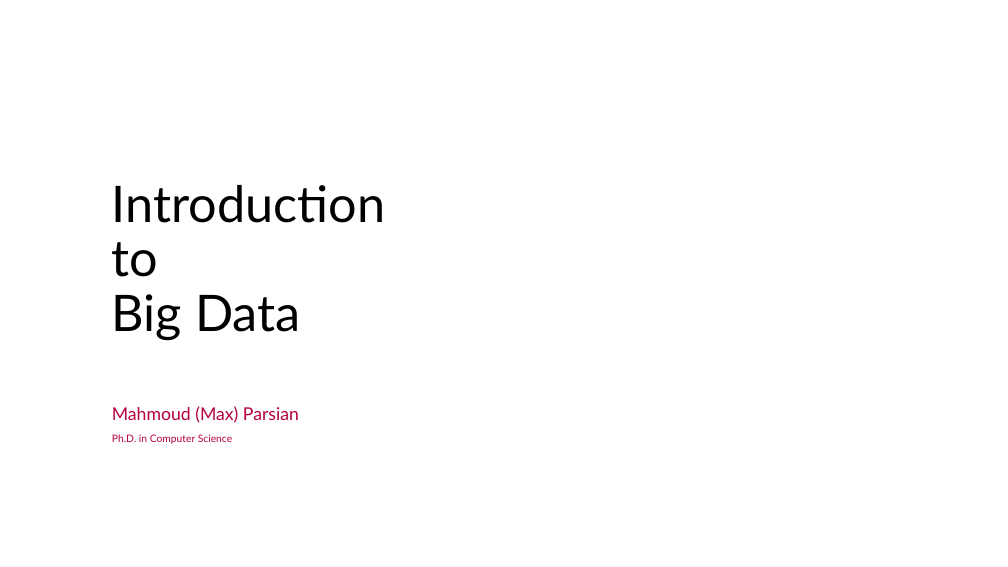
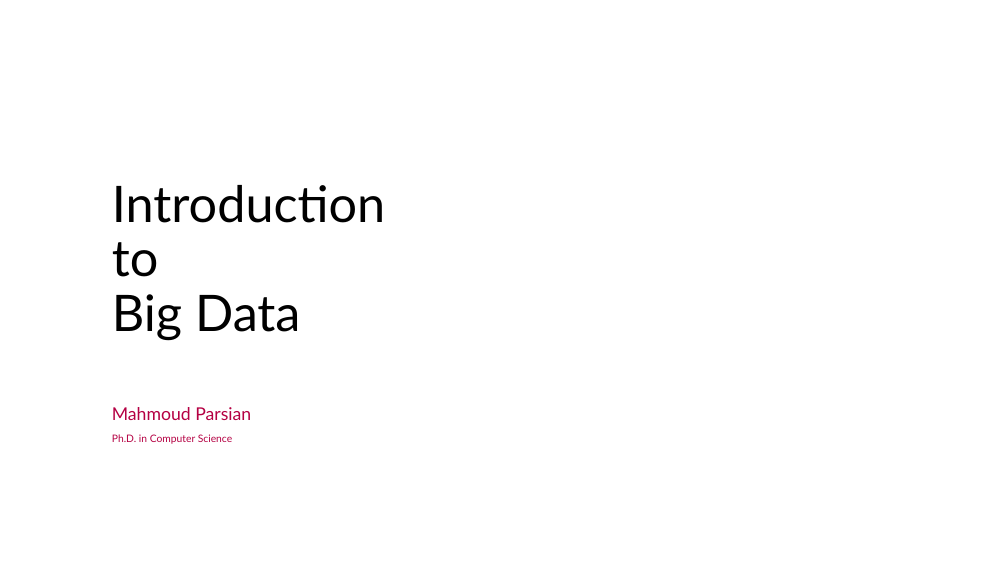
Before and after one commit to mahmoudparsian/big-data-mapreduce-course, a slide deck: slide 1 of slides/big_data/1.2_Introduction_to_Big_Data.pptx. Drawn at 1008x567 pixels with LibreOffice and Linux fonts; fonts in the diff are those of the drawing; background and template pictures are left out. Boxes give left, top, right and bottom in pixels: in the first picture for what was removed or moved away, otherwise in the second. Text is boxed around its words. In the diff, an @@ line names an element or a change of style, - is before the commit and + after.

```diff
--- a/slides/big_data/1.2_Introduction_to_Big_Data.pptx
+++ b/slides/big_data/1.2_Introduction_to_Big_Data.pptx
@@ subtitle at bbox=[112, 407, 251, 420]: text changed @@
-Mahmoud (Max) Parsian
+Mahmoud Parsian
```
Also in this commit, not shown: 4 other files.
